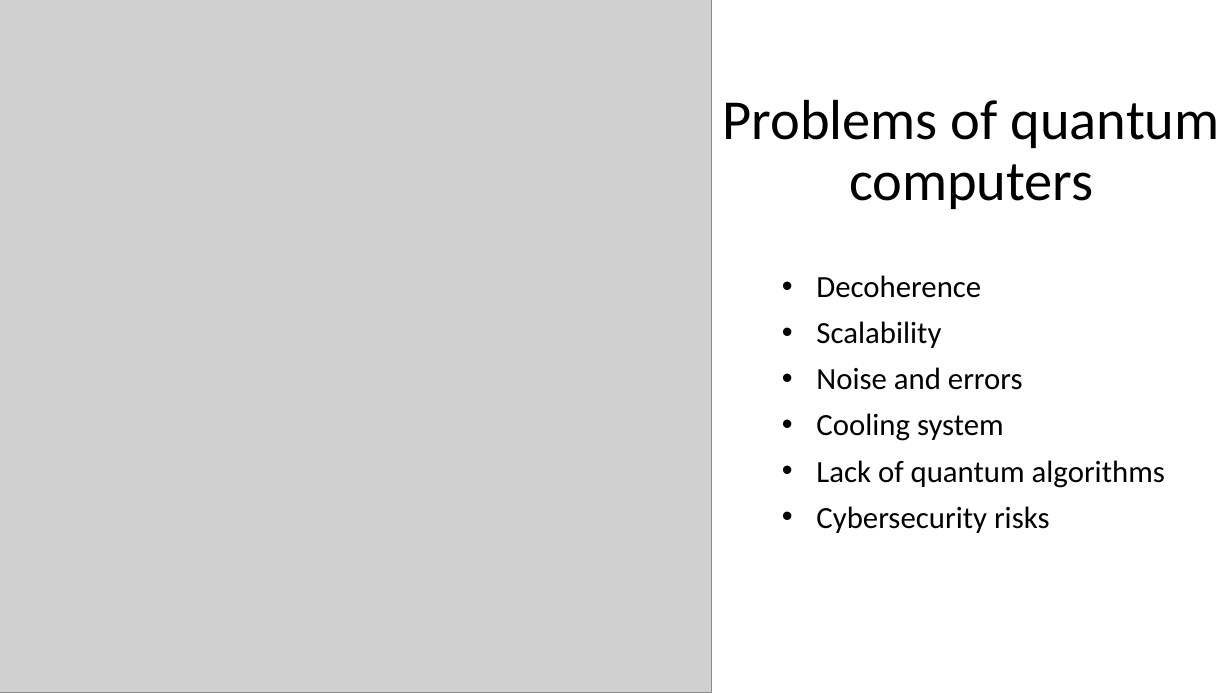
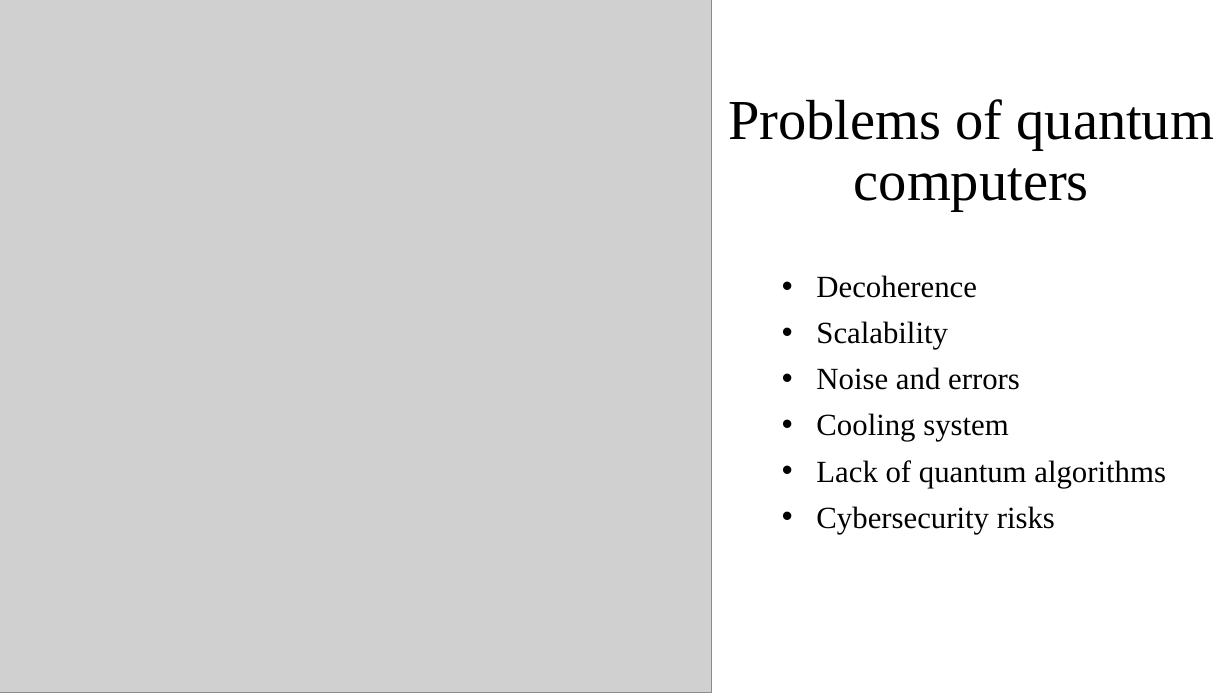
Before and after one commit to KeroDeep/Education, a slide deck: slide 4 of Novosibirsk_State_University/Английский язык/6 семестр/Homework/The promising discovery.pptx. Drawn at 1232x693 pixels with LibreOffice and Linux fonts; fonts in the diff are those of the drawing; grey boxes stand for pictures. Boxes give left, top, right and bottom in pixels: in the first picture for what was removed or moved away, otherwise in the second. Text is boxed around its words. In the diff, an @@ line names an element or a change of style, - is before the commit and + after.

```diff
--- a/Novosibirsk_State_University/Английский язык/6 семестр/Homework/The promising discovery.pptx
+++ b/Novosibirsk_State_University/Английский язык/6 семестр/Homework/The promising discovery.pptx
@@ title "Problems of quantum computers" at (728,99,1214,211): font Calibri to Times New Roman @@
@@ subtitle "Decoherence" at (816,275,1166,534): font Calibri to Times New Roman @@
```
Also in this commit, not shown: 4 other slides changed, 1 other file.
